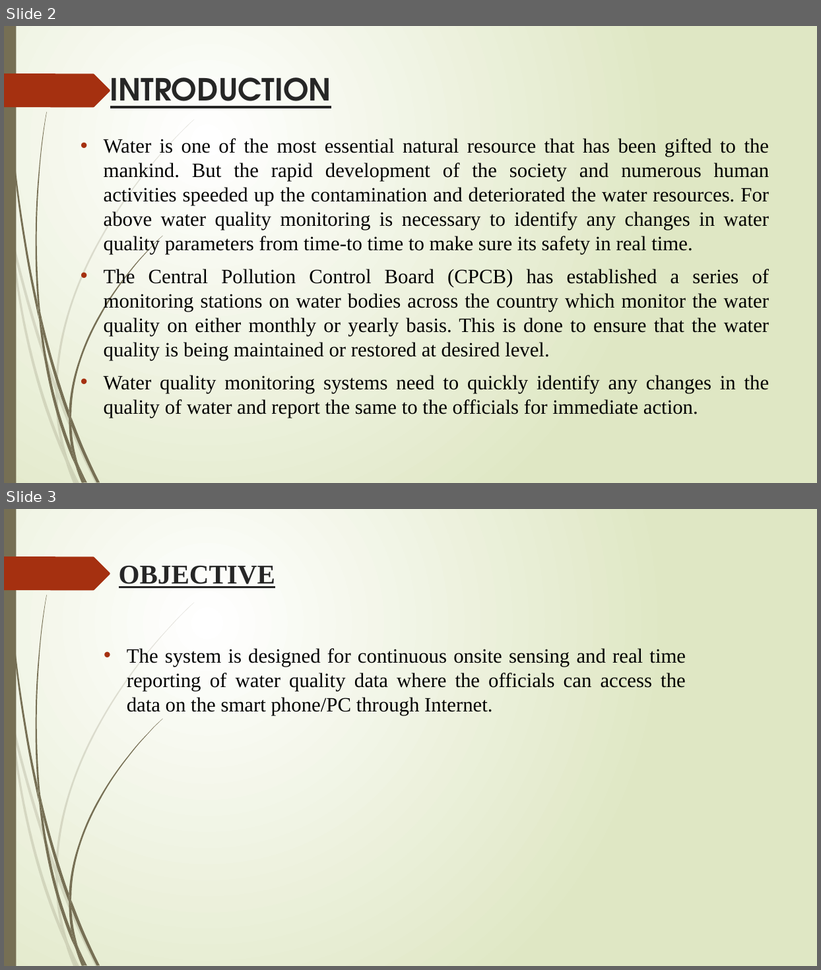
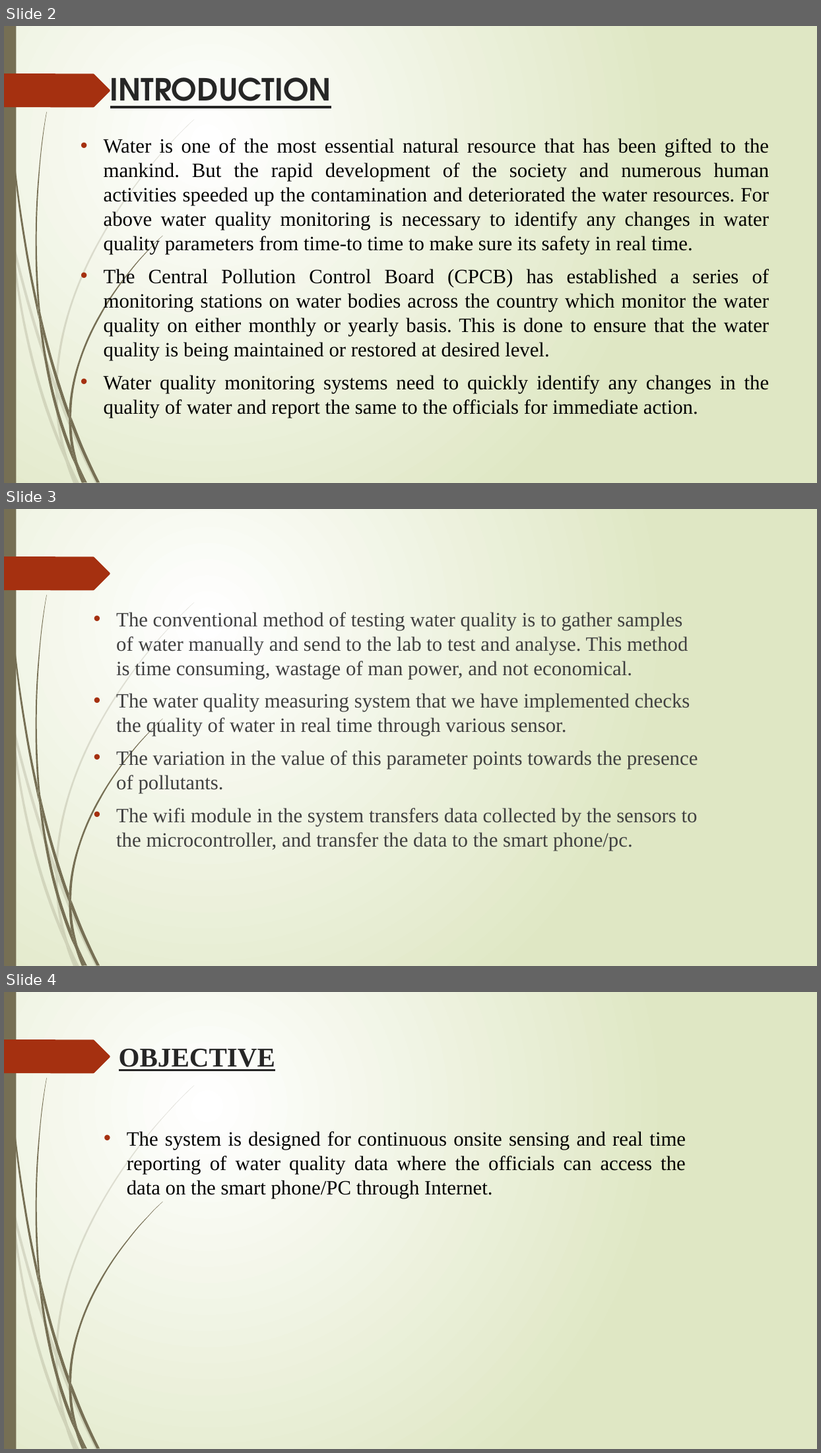
Before and after one commit to krishnajakrishna/main-project, a slide deck: Water Quality Monitoring System Using IOT.pptx. Shown one above the other, each under a label of ours: slides 2 and 3 before the commit, slides 2, 3 and 4 after it. The pictures are 821x970 and 821x1453 pixels, drawn with LibreOffice and Linux fonts; fonts in the diff are those of the drawing. Boxes give left, top, right and bottom in pixels: in the first picture for what was removed or moved away, otherwise in the second. Text is boxed around its words. In the diff, an @@ line names an element or a change of style, - is before the commit and + after.

```diff
--- a/Water Quality Monitoring System Using IOT.pptx
+++ b/Water Quality Monitoring System Using IOT.pptx
@@ slide 3 added at [4, 509, 817, 966], background gradient #FFFFFF to #DFE8C4; not listed: 24 template elements that a slide beside it also shows @@
@@ text added at [116, 612, 698, 851], 24 pt, text #404040 @@
+• The conventional method of testing water quality is to gather samples of water manually and send to the lab to test and analyse. This method is time consuming, wastage of man power, and not economical.
+• The water quality measuring system that we have implemented checks the quality of water in real time through various sensor.
+• The variation in the value of this parameter points towards the presence of pollutants.
+• The wifi module in the system transfers data collected by the sensors to the microcontroller, and transfer the data to the smart phone/pc.
@@ what was slide 3 is now slide 4 @@
```
Also in this commit, not shown: 3 slides changed, 11 other slides added.
